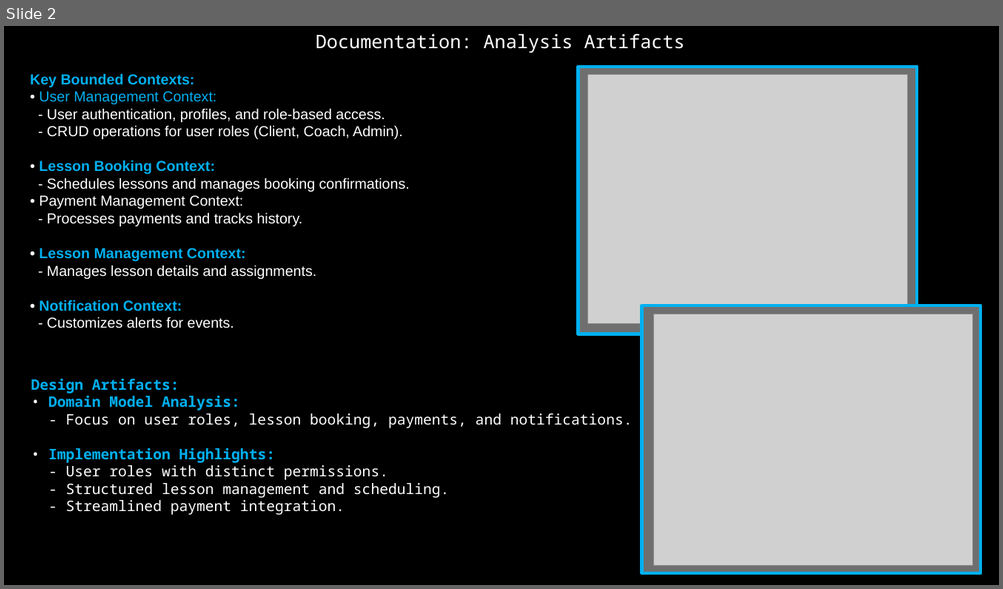
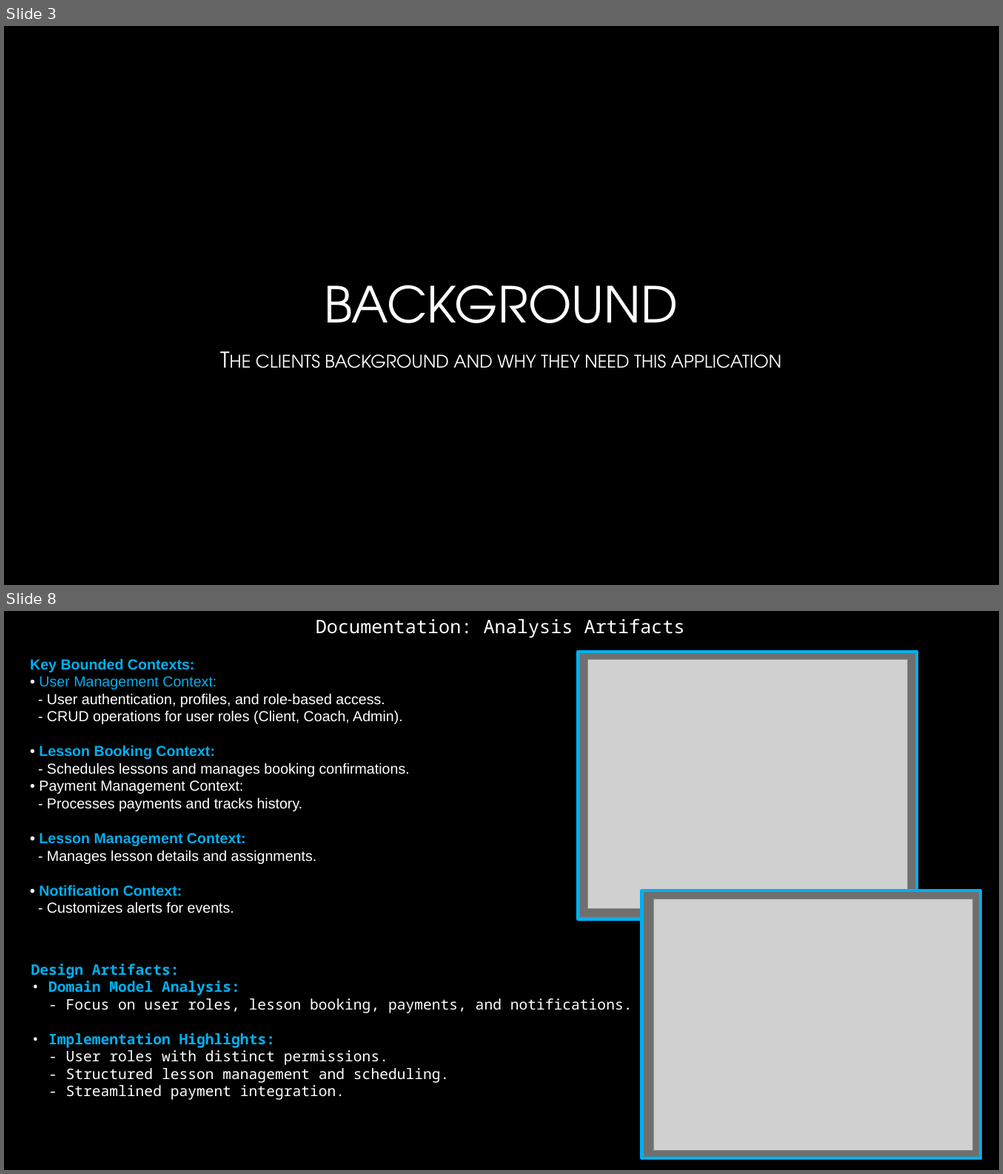
Before and after one commit to ST10019838/Team-Quaternary_XBCAD7319, a slide deck: Documentation/Presentation/docs-presentation-gs.pptx. Shown one above the other, each under a label of ours: slide 2 before the commit, slides 3 and 8 after it; the slides between them are not shown. The pictures are 1003x589 and 1003x1174 pixels, drawn with LibreOffice and Linux fonts; fonts in the diff are those of the drawing; grey boxes stand for pictures; background and template pictures are left out. Boxes give left, top, right and bottom in pixels: in the first picture for what was removed or moved away, otherwise in the second. Text is boxed around its words. In the diff, an @@ line names an element or a change of style, - is before the commit and + after.

```diff
--- a/Documentation/Presentation/docs-presentation-gs.pptx
+++ b/Documentation/Presentation/docs-presentation-gs.pptx
@@ slide 3 added at box(4, 26, 999, 585), background picture (left out) @@
@@ title added at box(324, 285, 677, 323), 48 pt, text gradient #FFFFFF to #A6A6A6 @@
+BACKGROUND
@@ subtitle added at box(256, 355, 782, 369), 21 pt, text gradient #FFFFFF to #BFBFBF, small capitals @@
+The clients background and why they need this application
@@ what was slide 2 is now slide 8 @@
```
Also in this commit, not shown: 1 slide changed, 4 other slides added, 2 other files.
